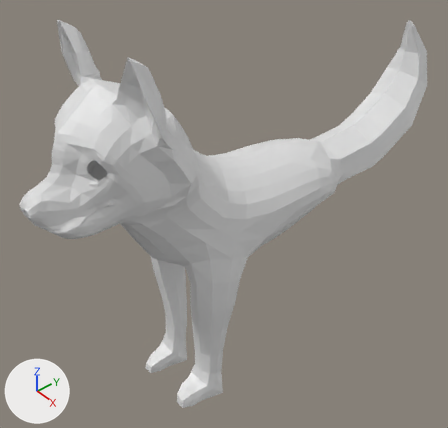
One commit to the Blender file Models/husky2.blend: the scene before it, then after it.
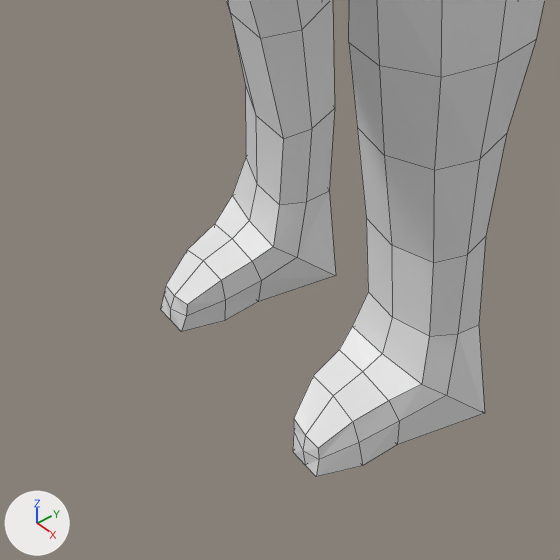
Old and new are each drawn whole from a camera (50 mm lens) standing at (3.06, -2.29, 2.61) and looking at (-0.11, 0.36, -0.43) and again close up on the part from 24% to 54% of the width and 69% to 100% of the height. Lighting does not change. The marker at lower left points along +X, +Y and +Z. The close-ups show mesh edges as thin lines.
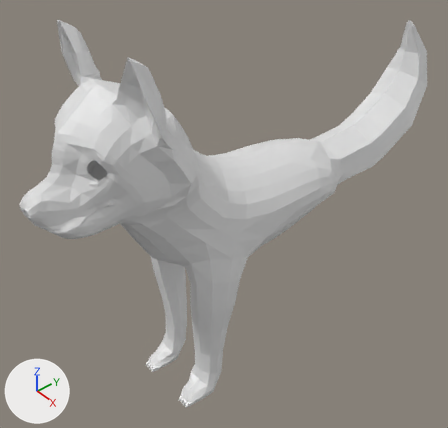
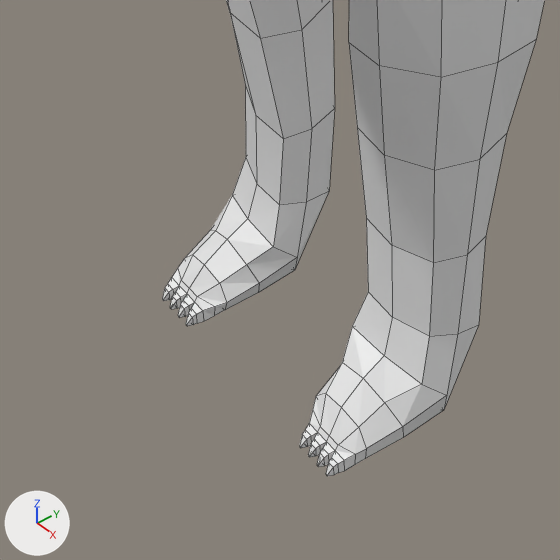
What changed in the scene script:
```text
Change me_plane:
    used by ob_plane; location = (0.0, 0.0, 0.0); rotation_euler = (-1.571, 0.0, 0.0), in degrees (-90, 0, 0); scale = (0.166, 0.166, 0.166)
    remove me_plane.from_pydata(...)  # 629 vertices, 583 faces; spans x -3.1..0.0, y -8.1..11.4, z -7.8..15.8
    add me_plane.from_pydata(...)  # 696 vertices, 650 faces; spans x -3.1..0.0, y -8.1..11.4, z -7.8..15.8
    me_plane part 1
    7 vertices are removed from x -1.7..-1.0, y 10.9..11.4, z -2.6..-2.0
    17 faces are deleted
    3 vertices in x -1.9..-0.9, y 10.5..11.0, z -2.0..-1.6 move by (-0.1, 0.1, 0.0)
    16 vertices move from x -2.3..-0.7, y 10.5..11.4, z -2.5..-0.4 to x -2.1..-1.0, y 10.7..11.4, z -2.2..-0.6
    74 vertices are added at x -1.9..-1.1, y 11.1..11.4, z -2.5..-0.9
    84 new faces join them
```

Pixel boxes [x1, y1, x2, y2] of what changed, in the close-ups (560 x 560 px):
'Plane', reshaped
    before: [161, 0, 544, 477]
    after: [162, 0, 544, 476]
part 1 of me_plane, built on
    before: [161, 191, 485, 477]
    after: [162, 191, 479, 476]
